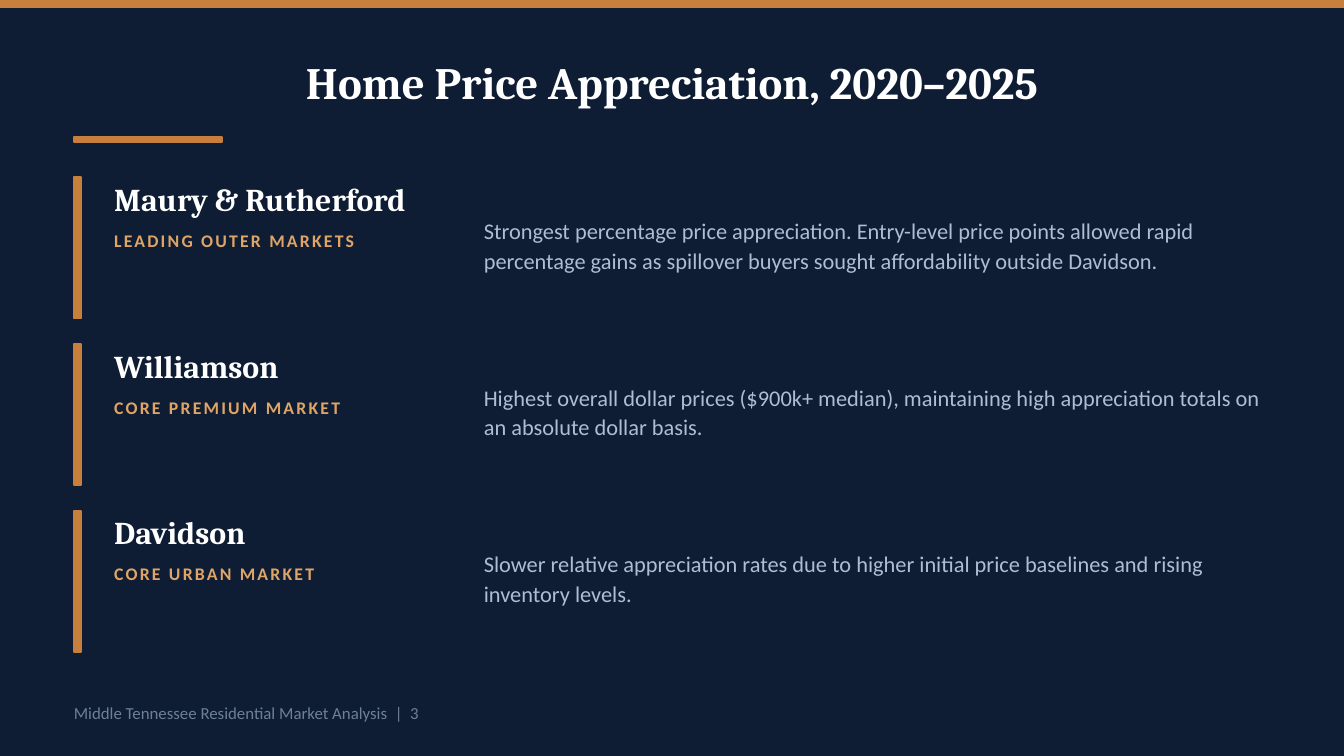
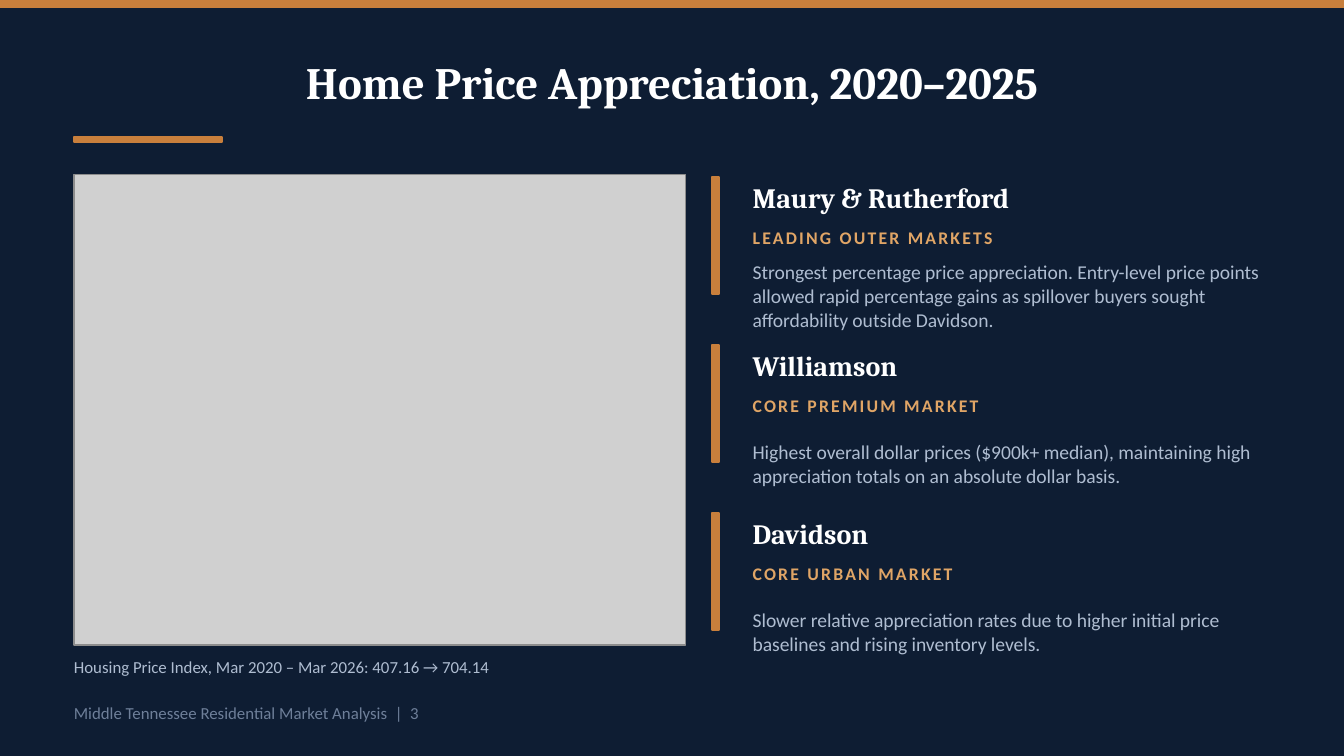
Before and after one commit to nsegui-dev/DA17-Capstone, a slide deck: slide 3 of Capstone.pptx. Drawn at 1344x756 pixels with LibreOffice and Linux fonts; fonts in the diff are those of the drawing; grey boxes stand for pictures. Boxes give left, top, right and bottom in pixels: in the first picture for what was removed or moved away, otherwise in the second. Text is boxed around its words. In the diff, an @@ line names an element or a change of style, - is before the commit and + after.

```diff
--- a/Capstone.pptx
+++ b/Capstone.pptx
@@ picture added at [74,175,685,645] @@
@@ rectangle: place and size @@
-rectangle at [74,177,81,319]
+rectangle at [712,177,719,294]
@@ text "Maury & Rutherford": place and size @@
-text "Maury & Rutherford" at [114,188,405,218]
+text "Maury & Rutherford" at [753,188,1009,214]
@@ text "LEADING OUTER MARKETS": place and size @@
-text "LEADING OUTER MARKETS" at [114,235,354,247]
+text "LEADING OUTER MARKETS" at [753,232,993,244]
@@ text "Strongest percentage price appreciation. Entry-level ...": place and size @@
-text "Strongest percentage price appreciation. Entry-level ..." at [484,223,1194,273]
+text "Strongest percentage price appreciation. Entry-level ..." at [753,265,1259,330]
@@ rectangle: place and size @@
-rectangle at [74,344,81,485]
+rectangle at [712,345,719,462]
@@ text "Williamson": place and size @@
-text "Williamson" at [114,356,278,379]
+text "Williamson" at [753,356,898,377]
@@ text "CORE PREMIUM MARKET": place and size @@
-text "CORE PREMIUM MARKET" at [114,402,340,414]
+text "CORE PREMIUM MARKET" at [753,400,978,412]
@@ text "Highest overall dollar prices ($900k+ ...": place and size @@
-text "Highest overall dollar prices ($900k+ ..." at [484,390,1260,435]
+text "Highest overall dollar prices ($900k+ ..." at [753,445,1250,486]
@@ rectangle: place and size @@
-rectangle at [74,511,81,652]
+rectangle at [712,513,719,630]
@@ size 17 to 15 pt in 3 elements at [753,188,1009,214], [753,356,898,377], [753,524,869,545] @@
@@ text "Davidson": place and size @@
-text "Davidson" at [114,522,245,545]
+text "Davidson" at [753,524,869,545]
@@ text "CORE URBAN MARKET": place and size @@
-text "CORE URBAN MARKET" at [114,568,314,580]
+text "CORE URBAN MARKET" at [753,568,952,580]
@@ size 12 to 10.5 pt; line spacing 16pt to 13pt in 3 elements at [753,265,1259,330], [753,445,1250,486], [753,613,1219,655] @@
@@ text "Slower relative appreciation rates due ...": place and size @@
-text "Slower relative appreciation rates due ..." at [484,556,1203,606]
+text "Slower relative appreciation rates due ..." at [753,613,1219,655]
@@ text added at [74,661,489,676], 9 pt, text #AFBDD1 @@
+Housing Price Index, Mar 2020 – Mar 2026: 407.16 → 704.14
```
Also in this commit, not shown: 2 other files.
